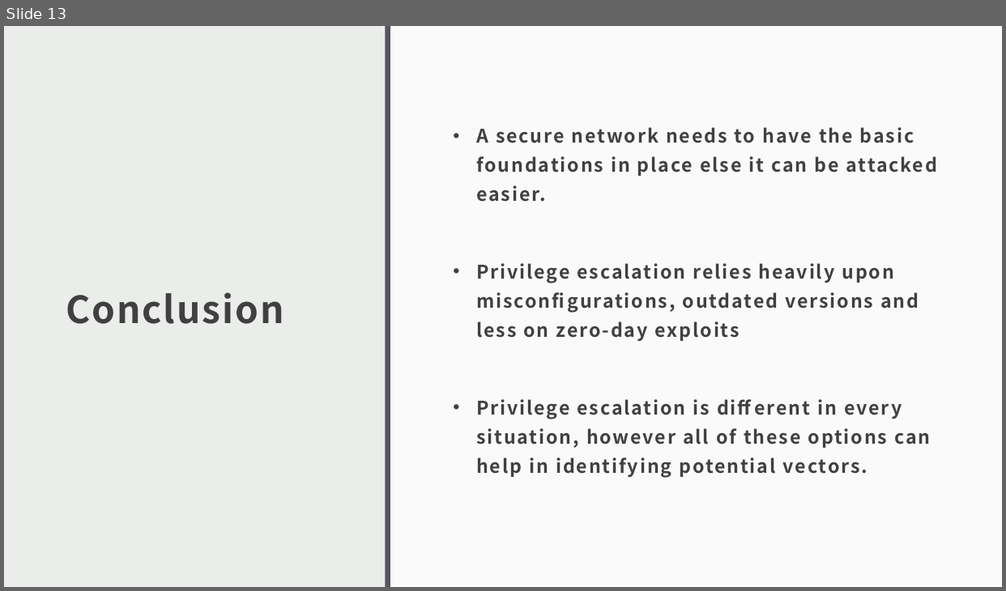
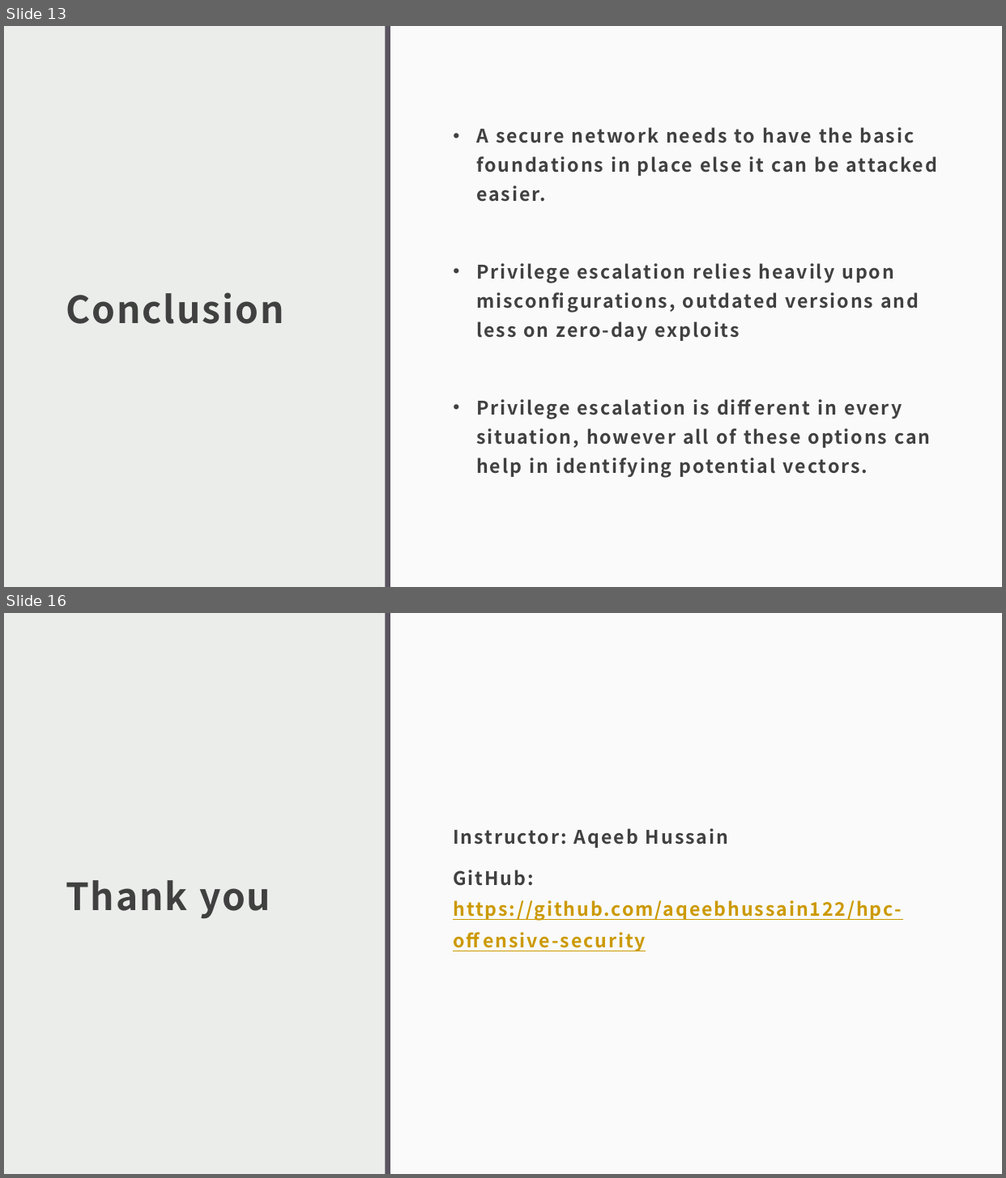
Before and after one commit to aqeebhussain122/hpc-offensive-security, a slide deck: 10 - Offensive Security Tactics for Linux Professionals - Linux Privilege Escalation.pptx. Shown one above the other, each under a label of ours: slide 13 before the commit, slides 13 and 16 after it; the slides between them are not shown. The pictures are 1006x591 and 1006x1178 pixels, drawn with LibreOffice and Linux fonts; fonts in the diff are those of the drawing. Boxes give left, top, right and bottom in pixels: in the first picture for what was removed or moved away, otherwise in the second. Text is boxed around its words. In the diff, an @@ line names an element or a change of style, - is before the commit and + after.

```diff
--- a/10 - Offensive Security Tactics for Linux Professionals - Linux Privilege Escalation.pptx
+++ b/10 - Offensive Security Tactics for Linux Professionals - Linux Privilege Escalation.pptx
@@ slide 16 added at (4, 613, 1002, 1174), background #EBEDEB; not listed: 2 template elements that a slide beside it also shows @@
@@ text added at (453, 828, 901, 952), 18 pt, text #CC9900, bold, underline @@
+Instructor: Aqeeb Hussain
+GitHub: https://github.com/aqeebhussain122/hpc-offensive-security
@@ title added at (66, 880, 270, 919), 36 pt, text #404040, bold @@
+Thank you
```
Also in this commit, not shown: 1 slide changed, 2 other slides added, 8 other files.
